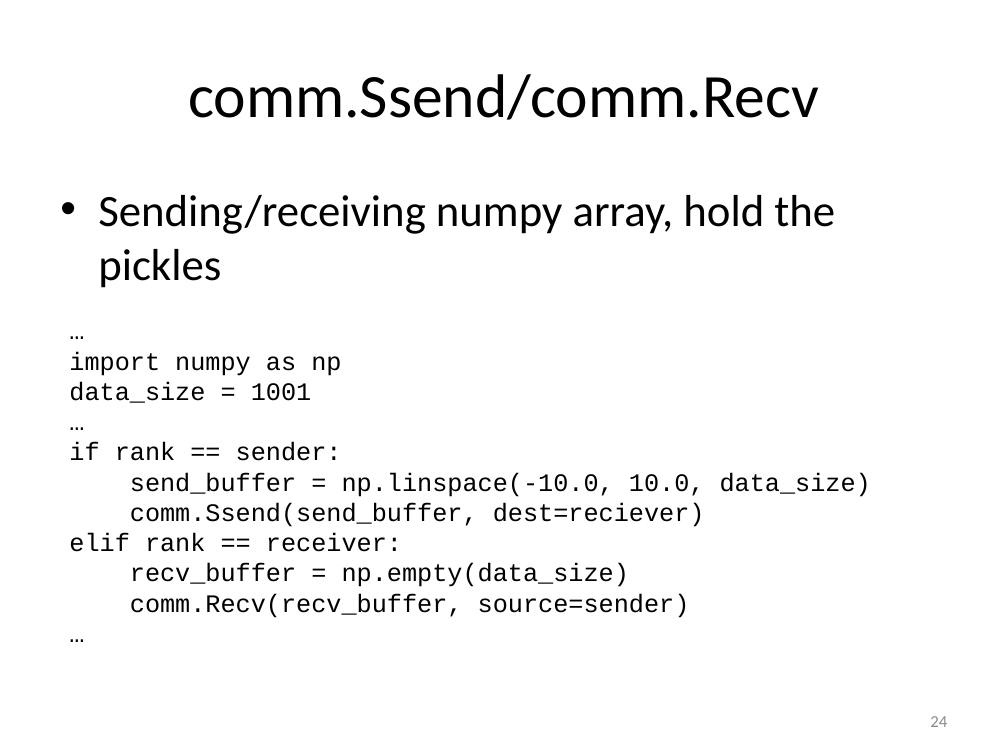
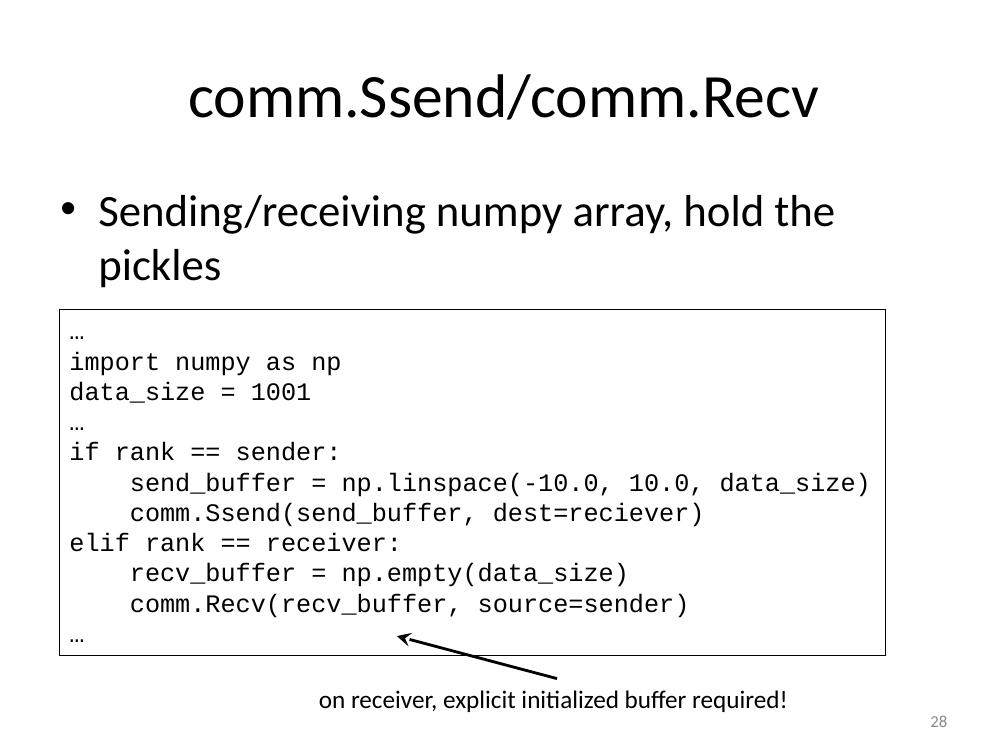
Before and after one commit to gjbex/training-material, a slide deck: slide 28 of Python/Mpi4py/mpi4py.pptx (slide 24 before the commit). Drawn at 1008x756 pixels with LibreOffice and Linux fonts; fonts in the diff are those of the drawing. Boxes give left, top, right and bottom in pixels: in the first picture for what was removed or moved away, otherwise in the second. Text is boxed around its words. In the diff, an @@ line names an element or a change of style, - is before the commit and + after.

```diff
--- a/Python/Mpi4py/mpi4py.pptx
+++ b/Python/Mpi4py/mpi4py.pptx
@@ rectangle "…": place and size @@
-rectangle "…" at (69, 351, 871, 618)
+rectangle "…" at (59, 309, 885, 655)
@@ rectangle "…" at (59, 309, 885, 655): outline none to #000000 0.75 pt @@
@@ arrow added from (557, 678) to (397, 636), #000000 2 pt @@
@@ text added at (319, 690, 788, 712), 18 pt, text #000000 @@
+on receiver, explicit initialized buffer required!
@@ page number at (930, 715, 947, 727): text changed @@
-24
+28
```
Also in this commit, not shown: 1 other slide changed, 12 slides added.
